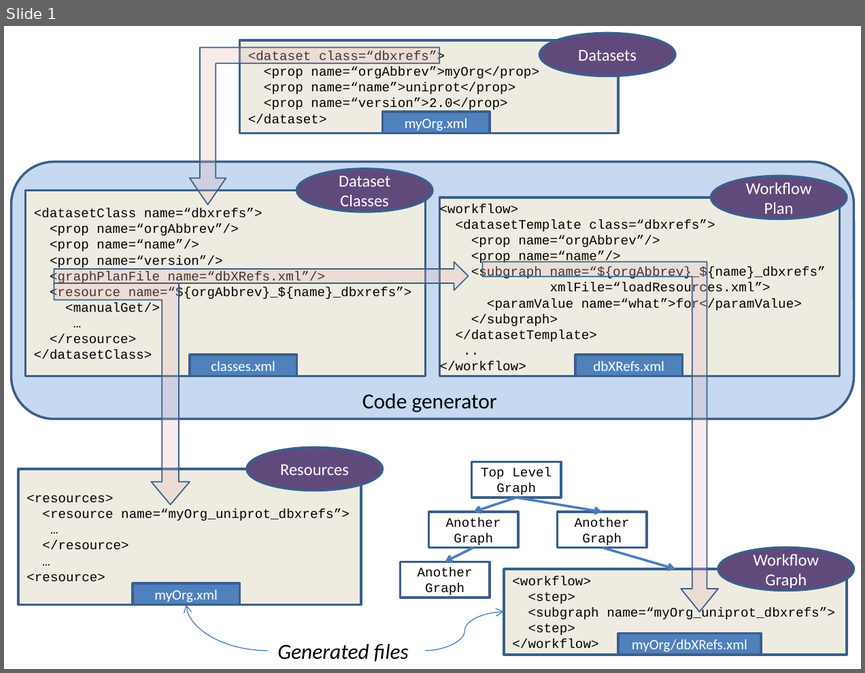
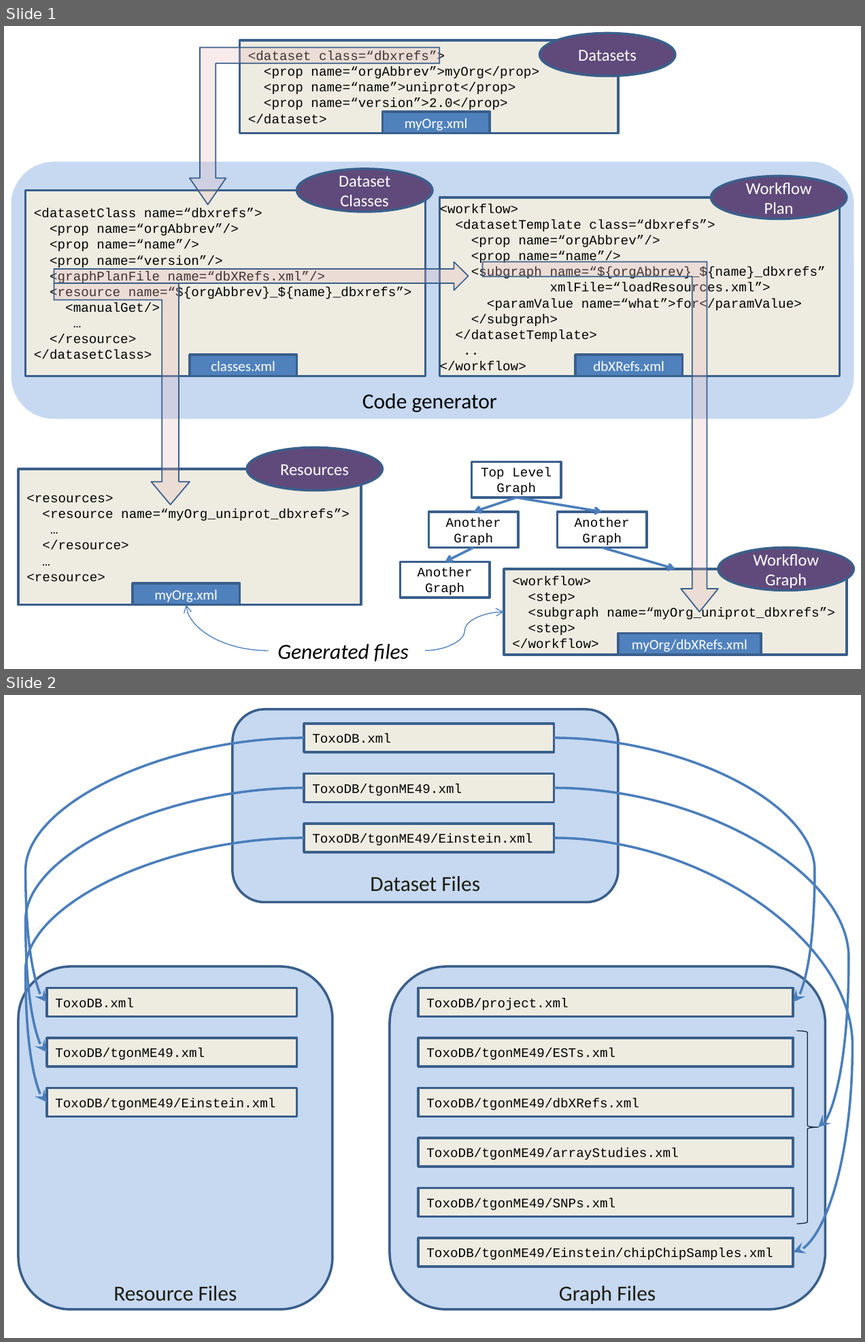
Before and after one commit to VEuPathDB/ReFlow, a slide deck: Dataset/doc/Overview.pptx. Shown one above the other, each under a label of ours: slide 1 before the commit, slides 1 and 2 after it. The pictures are 865x673 and 865x1342 pixels, drawn with LibreOffice and Linux fonts; fonts in the diff are those of the drawing. Boxes give left, top, right and bottom in pixels: in the first picture for what was removed or moved away, otherwise in the second. Text is boxed around its words. In the diff, an @@ line names an element or a change of style, - is before the commit and + after.

Commit message:
add slide showing which files generate which files

```diff
--- a/Dataset/doc/Overview.pptx
+++ b/Dataset/doc/Overview.pptx
@@ slide 2 added at (4,695,861,1338), background #FFFFFF @@
@@ rounded rectangle added at (232,709,618,902), fill #C6D9F1, outline #3A5F8C 2 pt, 18 pt, text #1E1C11 @@
+Dataset Files
@@ rectangle added at (304,724,554,751), fill #EEECE1, outline #3A5F8C 2 pt, 11 pt, text #000000 @@
+ToxoDB.xml
@@ curved arrow added from (304, 738) to (47, 1002), #4B7EBC 2 pt @@
@@ curved arrow added from (554, 738) to (793, 1002), #4B7EBC 2 pt @@
@@ rectangle added at (304,774,554,802), fill #EEECE1, outline #3A5F8C 2 pt, 11 pt, text #000000 @@
+ToxoDB/tgonME49.xml
@@ curved arrow added from (304, 787) to (47, 1052), #4B7EBC 2 pt @@
@@ curved arrow added from (554, 787) to (818, 1127), #4B7EBC 2 pt @@
@@ rectangle added at (304,824,554,852), fill #EEECE1, outline #3A5F8C 2 pt, 11 pt, text #000000 @@
+ToxoDB/tgonME49/Einstein.xml
@@ curved arrow added from (304, 838) to (47, 1102), #4B7EBC 2 pt @@
@@ curved arrow added from (554, 838) to (793, 1252), #4B7EBC 2 pt @@
@@ rounded rectangle added at (18,966,333,1309), fill #C6D9F1, outline #3A5F8C 2 pt, 18 pt, text #1E1C11 @@
+Resource Files
@@ rounded rectangle added at (390,966,825,1309), fill #C6D9F1, outline #3A5F8C 2 pt, 18 pt, text #1E1C11 @@
+Graph Files
@@ rectangle added at (47,988,297,1016), fill #EEECE1, outline #3A5F8C 2 pt, 11 pt, text #000000 @@
+ToxoDB.xml
@@ rectangle added at (418,988,793,1016), fill #EEECE1, outline #3A5F8C 2 pt, 11 pt, text #000000 @@
+ToxoDB/project.xml
@@ rectangle added at (47,1038,297,1066), fill #EEECE1, outline #3A5F8C 2 pt, 11 pt, text #000000 @@
+ToxoDB/tgonME49.xml
@@ rectangle added at (418,1038,793,1066), fill #EEECE1, outline #3A5F8C 2 pt, 11 pt, text #000000 @@
+ToxoDB/tgonME49/ESTs.xml
@@ right brace added at (797,1031,818,1223), outline #0F243E 0.75 pt @@
@@ rectangle added at (47,1087,297,1116), fill #EEECE1, outline #3A5F8C 2 pt, 11 pt, text #000000 @@
+ToxoDB/tgonME49/Einstein.xml
@@ rectangle added at (418,1087,793,1116), fill #EEECE1, outline #3A5F8C 2 pt, 11 pt, text #000000 @@
+ToxoDB/tgonME49/dbXRefs.xml
@@ rectangle added at (418,1138,793,1166), fill #EEECE1, outline #3A5F8C 2 pt, 11 pt, text #000000 @@
+ToxoDB/tgonME49/arrayStudies.xml
@@ rectangle added at (418,1187,793,1216), fill #EEECE1, outline #3A5F8C 2 pt, 11 pt, text #000000 @@
+ToxoDB/tgonME49/SNPs.xml
@@ rectangle added at (418,1238,793,1266), fill #EEECE1, outline #3A5F8C 2 pt, 11 pt, text #000000 @@
+ToxoDB/tgonME49/Einstein/chipChipSamples.xml
@@ slide 1 changed as well @@
@@ rounded rectangle at (11,161,853,418): outline #3A5F8C 2 pt to none @@
```
